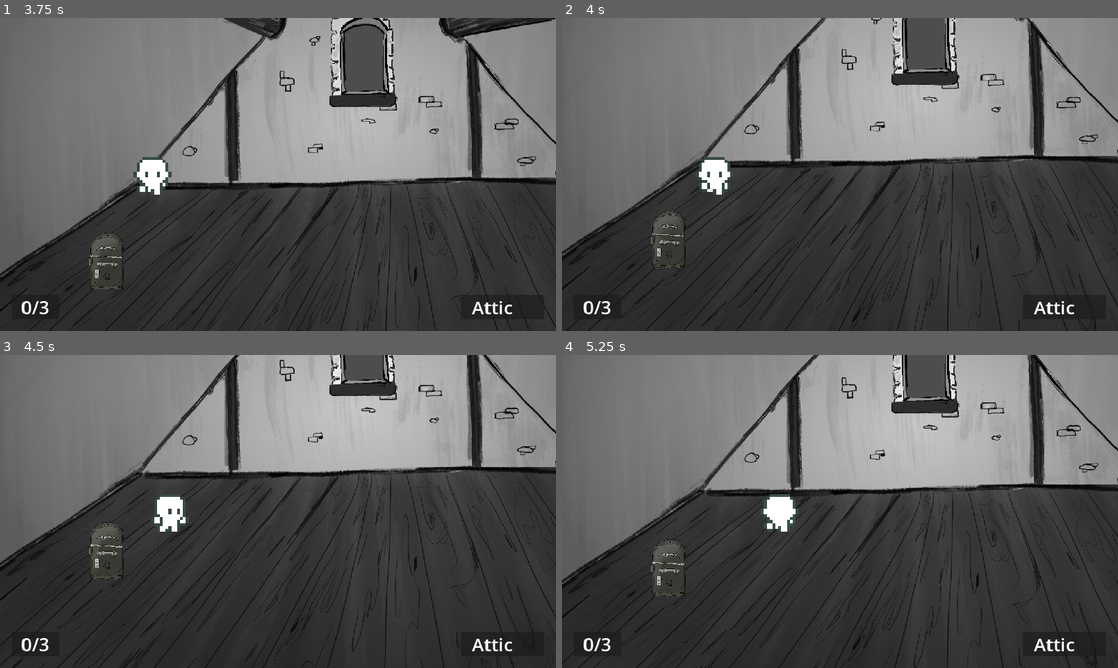
Above: before the commit, frames 1-4 (two rows, left to right).
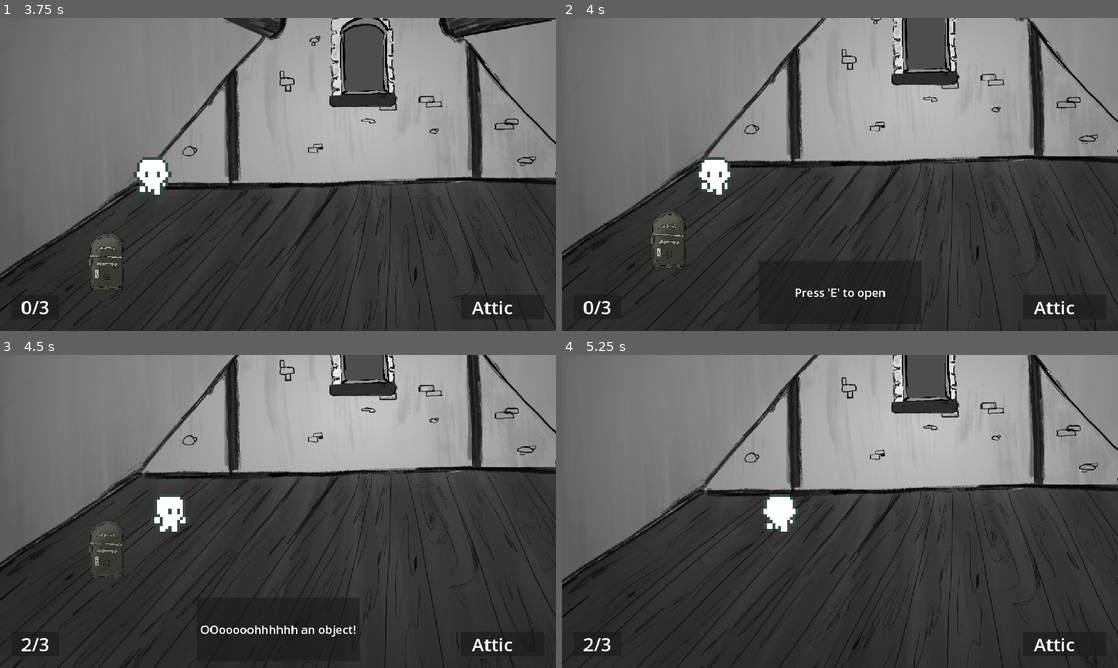
Above: after the commit, the same moments.

Repository: Lewish1998/GameJam1
Game: Godot game, scene res://room2/room_2.tscn
Two runs of this game, one before a commit and one after it. Both use one fixed random seed, a clock stepped at 60 frames per second and the inputs below. This scene is started directly instead of the project's main scene.
Inputs:
- Up to frame 1 (3.75 s): tap Enter at 0.5 s; hold Up (ui_up) 0.53-2.03 s; tap E (Interact) every 0.75 s from 0.6 to 3.6 s; hold Left (ui_left) 2.03-3.53 s; hold Down (ui_down) from 3.53 s (still down)
- Up to frame 2 (4 s): keep holding Down (ui_down)
- Up to frame 3 (4.5 s): tap E (Interact) at 4.25, 4.35 s; release Down (ui_down) at 4.28 s; hold Right (ui_right) from 4.28 s (still down)
- Up to frame 4 (5.25 s): release Right (ui_right) at 5.03 s; hold Up (ui_up) from 5.03 s (still down); tap E (Interact) at 5.1 s

Frame 1 is identical in both runs. In frame 2, 0.2% of the frame differs, in the area x 42-59%, y 86-90%; in frame 3, 0.6%, in the area x 3-64%, y 52-95%; in frame 4, 0.5%.

Commit message:
OMG WOW ITS FIXEDDDDDDDDD <3

Diff:
--- a/Char/character.gd
+++ b/Char/character.gd
@@ -36,14 +36,13 @@
 	# Apply movement
 	move_and_slide()
 
+
 func handle_walking(direction: Vector2):
 	var anim = get_animation_from_direction(direction)
 	if anim != $AnimatedSprite2D.animation:  # Avoid restarting the animation if it's already playing
 		$AnimatedSprite2D.play(anim)
 
 func handle_idle():
-	print("sdfgsdg")
-	print(last_direction)
 	if last_direction == Vector2(-1, 0):
 		$AnimatedSprite2D.play("idle left")
 	if last_direction == Vector2(1, 0):
@@ -75,5 +74,4 @@
 		if direction == Vector2(0, 1):
 			$AnimatedSprite2D.play("walk front")
 
-
 	return ""
--- a/Char/character.tscn
+++ b/Char/character.tscn
@@ -397,6 +397,7 @@
 
 [node name="CollisionShape2D" type="CollisionShape2D" parent="."]
 position = Vector2(0.5, 0.5)
+scale = Vector2(1, 1)
 shape = SubResource("RectangleShape2D_1dth6")
 
 [node name="Camera2D" type="Camera2D" parent="."]
--- a/Objects/object.gd
+++ b/Objects/object.gd
@@ -8,6 +8,7 @@
 
 func _on_area_2d_body_entered(body):
 	if body.name == "Character":
+		print("Char entered")
 		$DialogBox.show_dialog("Press 'E' to open")
 
 		is_entered = true
--- a/Objects/object.tscn
+++ b/Objects/object.tscn
@@ -8,8 +8,8 @@
 size = Vector2(106, 194)
 
 [sub_resource type="CapsuleShape2D" id="CapsuleShape2D_sd85v"]
-radius = 79.0
-height = 250.0
+radius = 207.0
+height = 462.0
 
 [node name="Object" type="StaticBody2D"]
 script = ExtResource("1_ii3ao")
--- a/room1/room_1.tscn
+++ b/room1/room_1.tscn
@@ -34,7 +34,7 @@
 [node name="Object2" parent="." instance=ExtResource("4_tl4h7")]
 position = Vector2(11, 1422)
 
-[node name="CharacterBody2D" parent="." instance=ExtResource("1_wmo41")]
+[node name="Character" parent="." instance=ExtResource("1_wmo41")]
 position = Vector2(972, 1267)
 
 [node name="UI" parent="." instance=ExtResource("5_yfrgx")]
